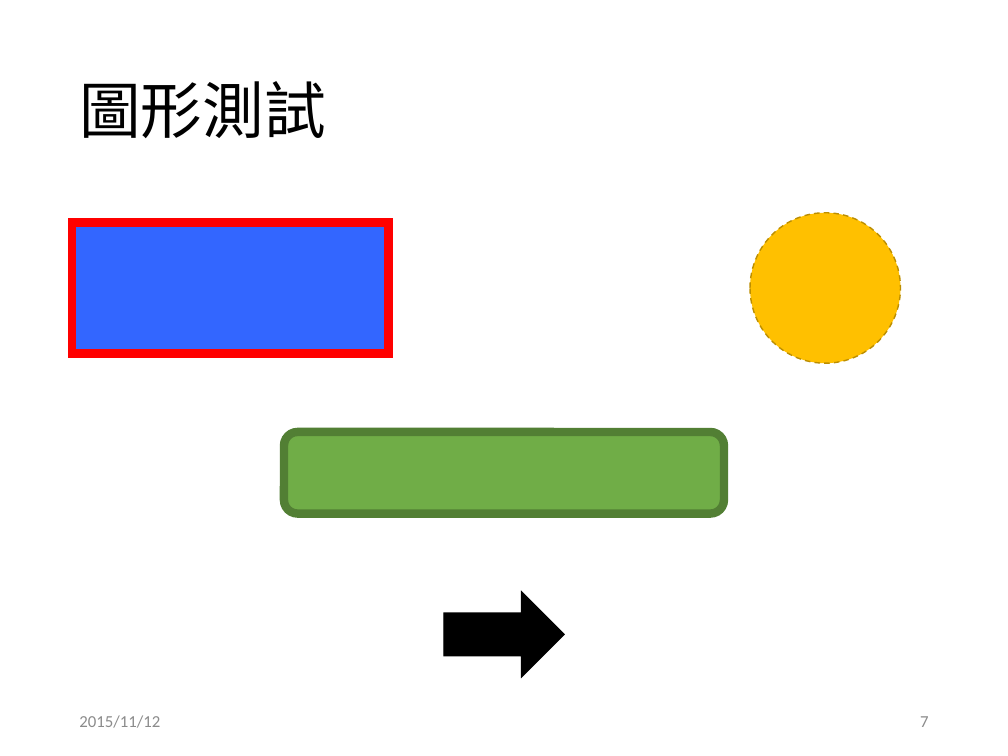
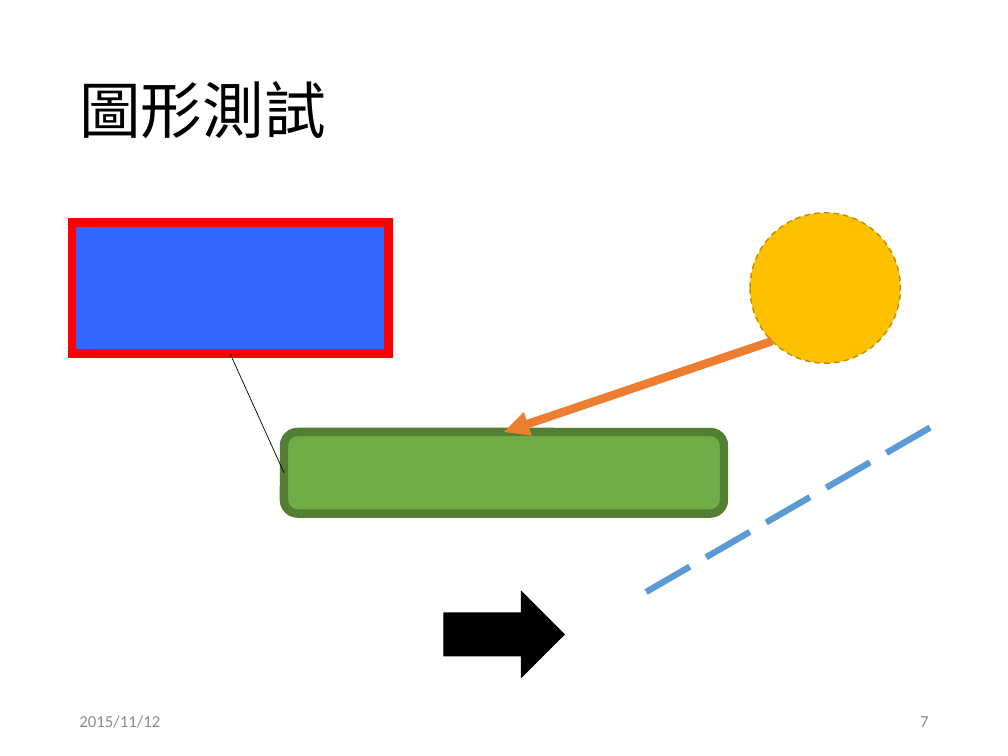
Before and after one commit to g21589/PPTX2HTML, a slide deck: slide 7 of files/test.pptx. Drawn at 1008x756 pixels with LibreOffice and Linux fonts; fonts in the diff are those of the drawing. Boxes give left, top, right and bottom in pixels: in the first picture for what was removed or moved away, otherwise in the second. Text is boxed around its words. In the diff, an @@ line names an element or a change of style, - is before the commit and + after.

```diff
--- a/files/test.pptx
+++ b/files/test.pptx
@@ line added from (230, 354) to (284, 473), #000000 0.5 pt @@
@@ arrow added from (772, 342) to (504, 432), #ED7D31 6 pt @@
@@ line added from (646, 592) to (938, 422), #5B9BD5 4.5 pt dashed @@
```
Also in this commit, not shown: 3 other files.
